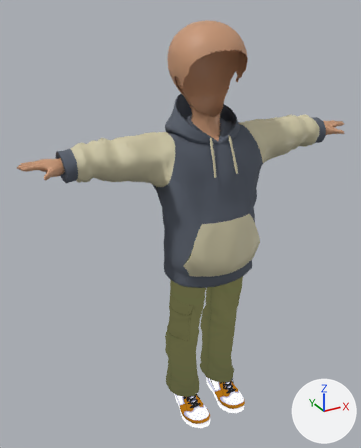
The Blender file dulls-parts/body/body_hoodies.blend: old version first, new version second.
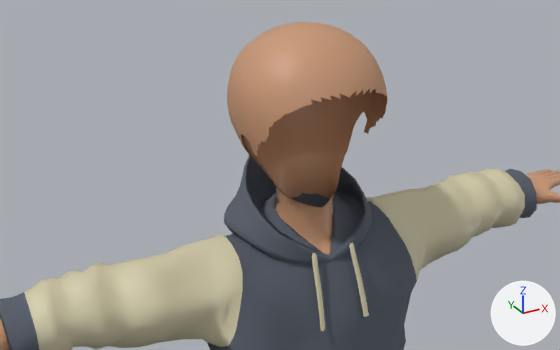
Each version appears first whole from a camera (50 mm lens) standing at (-0.424, -0.671, 0.735) and looking at (-0.035, 0.038, 0.381), and next in a close-up from a camera (50 mm lens) standing at (-0.292, -0.474, 0.841) and looking at (-0.026, 0.01, 0.599). Arrows for +X, +Y and +Z are at lower right; the lights stay in place.

Names of what the first close-up shows: 'Body'.
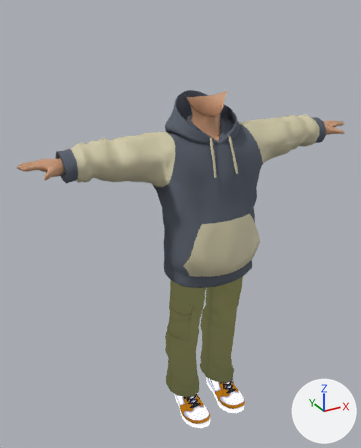
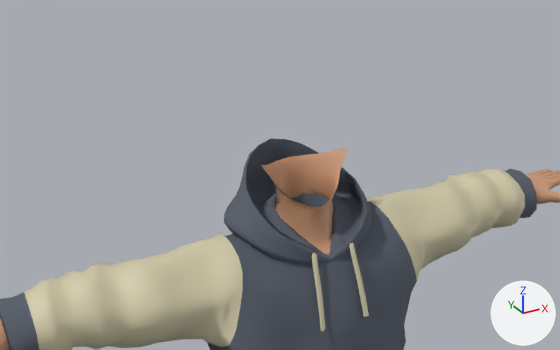
Where the change shows, as pixel boxes [x1, y1, x2, y2] in the close-ups (560 x 350 px):
'Body', reshaped
    before: [0, 22, 560, 350]
    after: [0, 138, 560, 350]
part 1 of me_body__merged__baked, deleted (brown)
    before: [227, 22, 387, 189]
part 2 of me_body__merged__baked, deleted (brown)
    before: [241, 89, 373, 165]

The edits, one by one:
me_body__merged__baked has 8656 vertices, 14306 faces and spans x -0.304..0.304, y -0.076..0.086, z -0.003..0.713.
me_body__merged__baked is used by ob_body; location (0.0, 0.0, 0.0).
me_body__merged__baked part 1: the loose piece of 760 vertices spanning x -0.058..0.058, y -0.042..0.076, z 0.571..0.713 is deleted.
me_body__merged__baked part 2: the loose piece of 487 vertices spanning x -0.055..0.055, y -0.01..0.074, z 0.597..0.709 is deleted.
